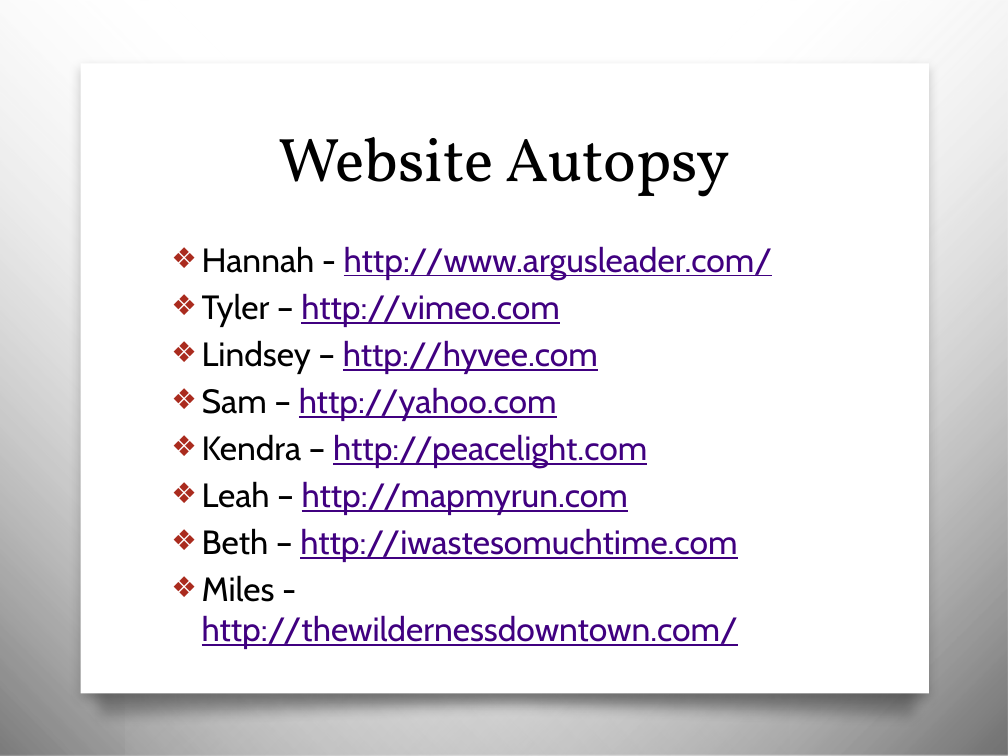
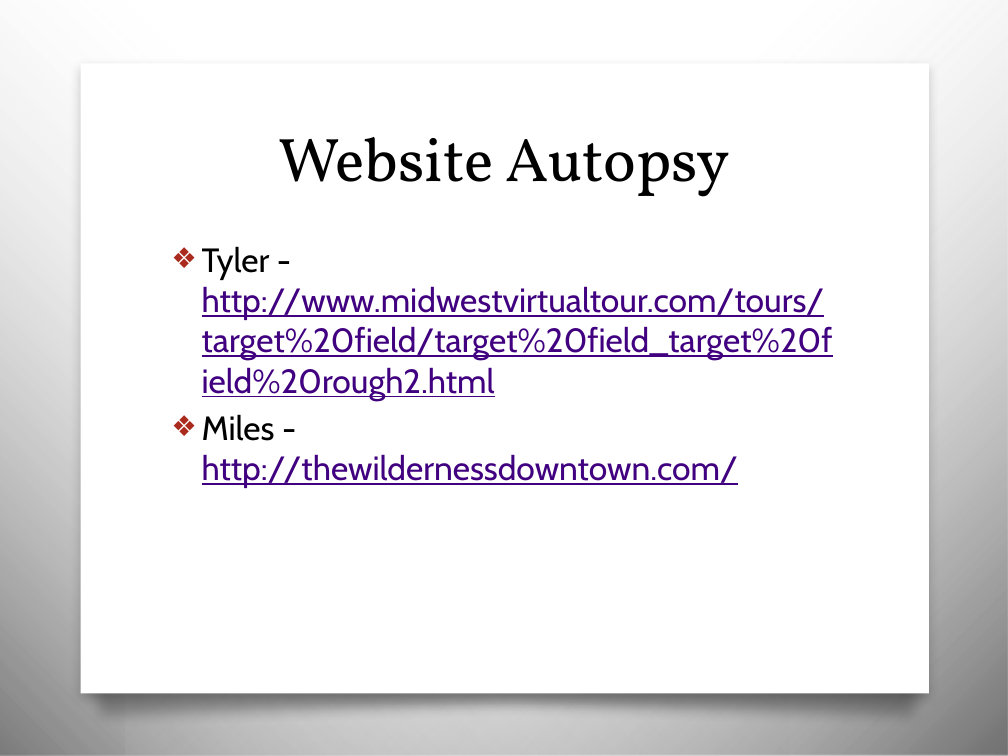
Before and after one commit to awayken/USF-ART329, a slide deck: slide 5 of slides/classfour/slides.pptx (slide 4 before the commit). Drawn at 1008x756 pixels with LibreOffice and Linux fonts; fonts in the diff are those of the drawing; background and template pictures are left out. Boxes give left, top, right and bottom in pixels: in the first picture for what was removed or moved away, otherwise in the second. Text is boxed around its words. In the diff, an @@ line names an element or a change of style, - is before the commit and + after.

```diff
--- a/slides/classfour/slides.pptx
+++ b/slides/classfour/slides.pptx
@@ text at box(202, 246, 833, 401): text changed @@
-❖ Hannah - http://www.argusleader.com/
-❖ Tyler – http://vimeo.com
-❖ Lindsey – http://hyvee.com
-❖ Sam – http://yahoo.com
-❖ Kendra – http://peacelight.com
-❖ Leah – http://mapmyrun.com
-❖ Beth – http://iwastesomuchtime.com
+❖ Tyler - http://www.midwestvirtualtour.com/tours/target%20field/target%20field_target%20field%20rough2.html
```
Also in this commit, not shown: 7 other slides changed, 18 slides added, 24 slides removed, 8 other files.
